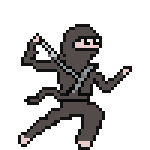
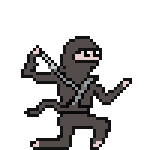
Layer changes from the first 150px x 150px image to the second:
painted on "Background" over [18, 24, 132, 150]
